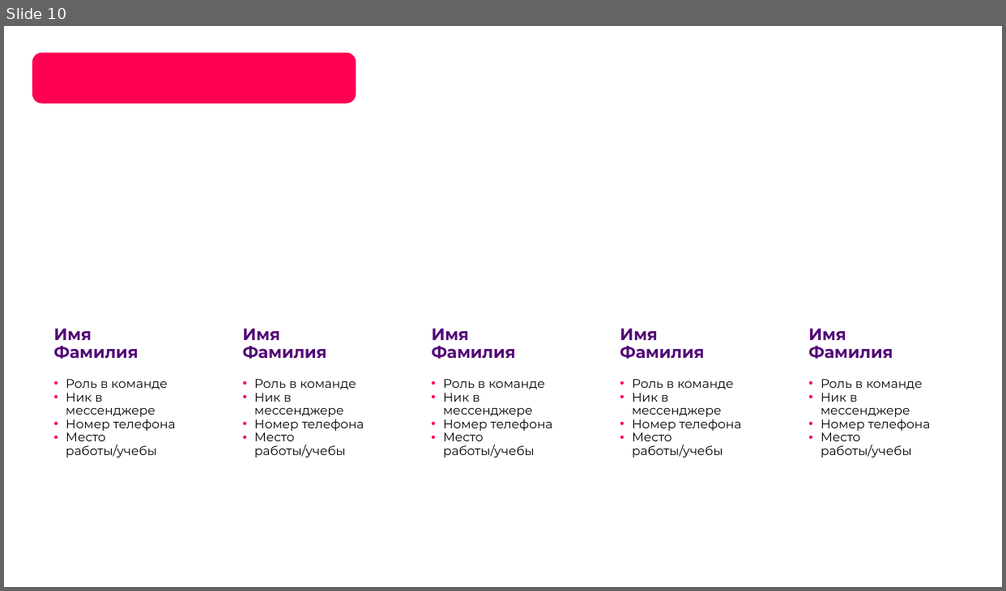
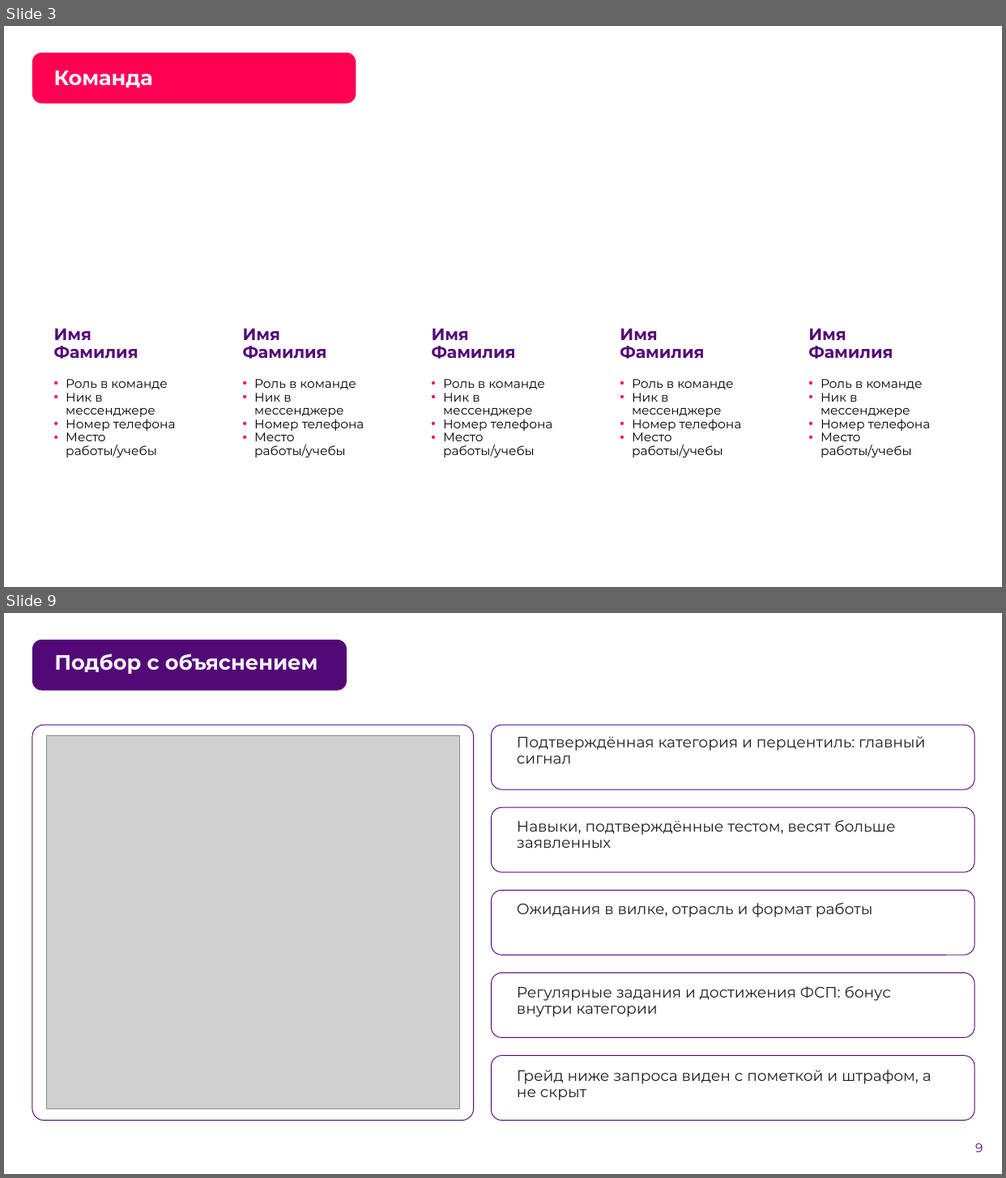
Before and after one commit to Egor2809/fsp-scout, a slide deck: docs/scout-presentation.pptx. Shown one above the other, each under a label of ours: slide 10 before the commit, slides 3 and 9 after it; the slides between them are not shown. The pictures are 1006x591 and 1006x1178 pixels, drawn with LibreOffice and Linux fonts; fonts in the diff are those of the drawing; grey boxes stand for pictures; background and template pictures are left out. Boxes give left, top, right and bottom in pixels: in the first picture for what was removed or moved away, otherwise in the second. Text is boxed around its words. In the diff, an @@ line names an element or a change of style, - is before the commit and + after.

```diff
--- a/docs/scout-presentation.pptx
+++ b/docs/scout-presentation.pptx
@@ slide 9 added at bbox=[4, 613, 1002, 1174], background picture (left out) @@
@@ rounded rectangle added at bbox=[32, 639, 347, 690], fill #520977 @@
@@ title added at bbox=[54, 653, 318, 674], 20 pt, text #F2F2F2, bold @@
+Подбор с объяснением
@@ rounded rectangle added at bbox=[32, 725, 473, 1121], fill #FFFFFF, outline #520977 0.75 pt @@
@@ rounded rectangle added at bbox=[492, 725, 975, 790], fill #FFFFFF, outline #520977 0.75 pt @@
@@ picture added at bbox=[47, 736, 459, 1110] @@
@@ text added at bbox=[517, 736, 925, 764], 14.5 pt, text #1C1D22 @@
+Подтверждённая категория и перцентиль: главный сигнал
@@ rounded rectangle added at bbox=[492, 807, 975, 873], fill #FFFFFF, outline #520977 0.75 pt @@
@@ text added at bbox=[517, 820, 895, 848], 14.5 pt, text #1C1D22 @@
+Навыки, подтверждённые тестом, весят больше заявленных
@@ rounded rectangle added at bbox=[492, 890, 975, 955], fill #FFFFFF, outline #520977 0.75 pt @@
@@ text added at bbox=[517, 903, 873, 918], 14.5 pt, text #1C1D22 @@
+Ожидания в вилке, отрасль и формат работы
@@ rounded rectangle added at bbox=[492, 973, 975, 1038], fill #FFFFFF, outline #520977 0.75 pt @@
@@ text added at bbox=[517, 986, 891, 1017], 14.5 pt, text #1C1D22 @@
+Регулярные задания и достижения ФСП: бонус внутри категории
@@ rounded rectangle added at bbox=[492, 1056, 975, 1122], fill #FFFFFF, outline #520977 0.75 pt @@
@@ text added at bbox=[517, 1070, 931, 1101], 14.5 pt, text #1C1D22 @@
+Грейд ниже запроса виден с пометкой и штрафом, а не скрыт
@@ page number added at bbox=[975, 1144, 982, 1152], 12 pt, text #520977 @@
+9
@@ what was slide 10 is now slide 3 @@
@@ slide 3 changed as well @@
@@ title added at bbox=[54, 71, 153, 88], 20 pt, text #F2F2F2, bold @@
+Команда
```
Also in this commit, not shown: 2 other slides changed, 11 other slides added, 8 slides removed, 2 other files.
